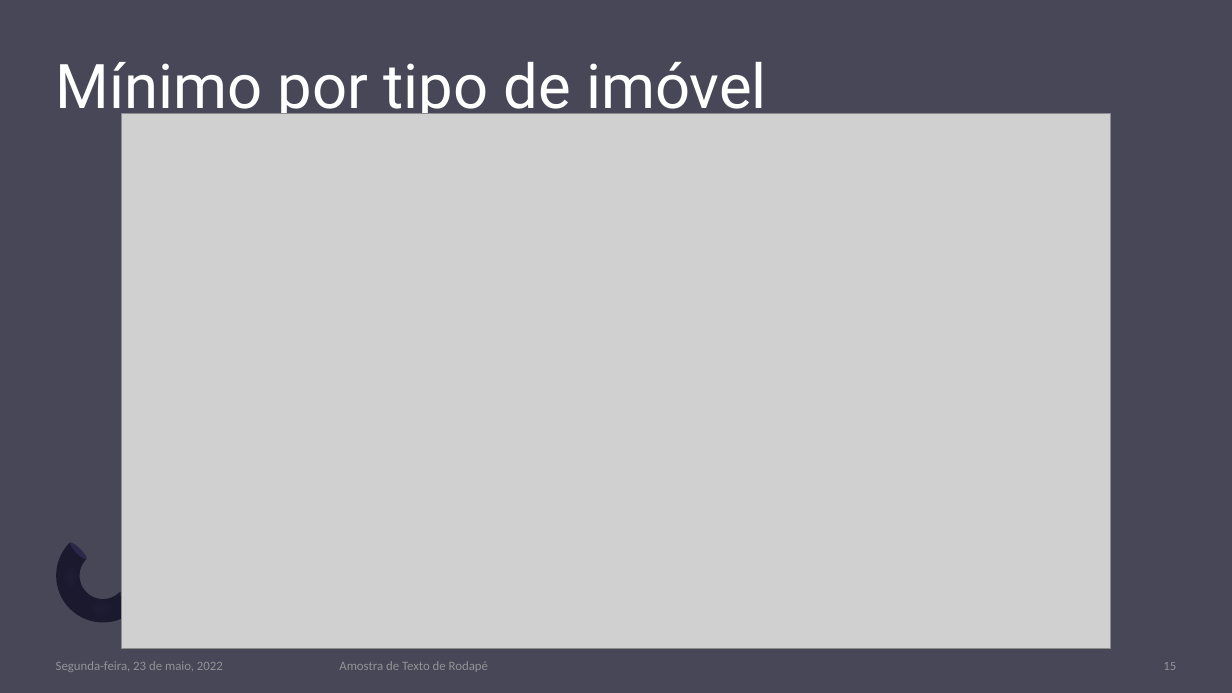
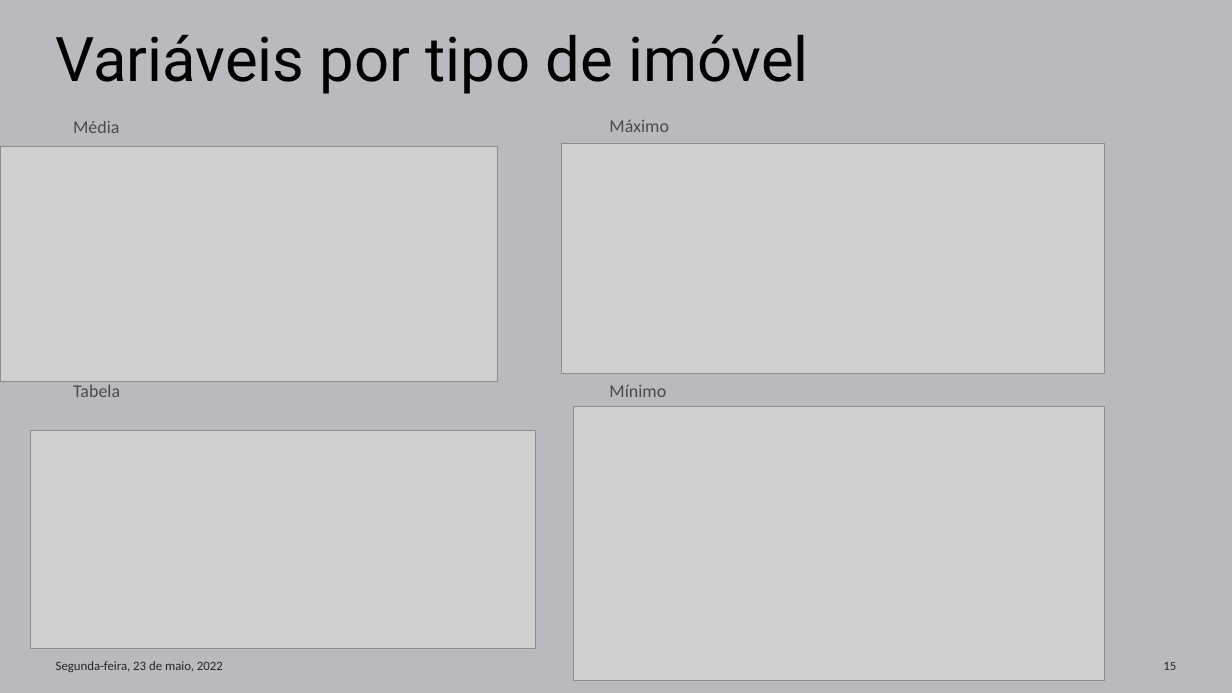
Before and after one commit to lidiambsouza/price_properties, a slide deck: slide 15 of Modelo Imobiliário.pptx. Drawn at 1232x693 pixels with LibreOffice and Linux fonts; fonts in the diff are those of the drawing; grey boxes stand for pictures. Boxes give left, top, right and bottom in pixels: in the first picture for what was removed or moved away, otherwise in the second. Text is boxed around its words. In the diff, an @@ line names an element or a change of style, - is before the commit and + after.

```diff
--- a/Modelo Imobiliário.pptx
+++ b/Modelo Imobiliário.pptx
@@ background #1B192E at 80% opacity to #1B192E at 30% opacity @@
@@ title at [56, 35, 809, 94]: text changed; text colour #FFFFFF to #000000 @@
-Mínimo por tipo de imóvel
+Variáveis por tipo de imóvel
@@ picture added at [0, 147, 498, 382] @@
@@ text added at [73, 121, 119, 133], 14 pt, text #000000 at 60% opacity @@
+Média
@@ picture added at [561, 143, 1104, 373] @@
@@ text added at [609, 120, 669, 132], 14 pt, text #000000 at 60% opacity @@
+Máximo
@@ text added at [73, 384, 120, 397], 14 pt, text #000000 at 60% opacity @@
+Tabela
@@ text added at [609, 385, 666, 397], 14 pt, text #000000 at 60% opacity @@
+Mínimo
@@ picture: place and size @@
-picture at [121, 113, 1111, 648]
+picture at [574, 407, 1104, 681]
@@ picture added at [30, 431, 535, 648] @@
@@ group removed at [36, 538, 140, 643]: 2 freeform shapes, 2 ellipses @@
@@ text "Segunda-feira, 23 de maio, 2022" at [56, 661, 223, 672]: text colour #A6A6A6 at 80% opacity to #000000 at 80% opacity; less space between paragraphs @@
@@ page number at [1163, 662, 1176, 670]: text colour #A6A6A6 at 80% opacity to #000000 at 80% opacity; less space between paragraphs @@
@@ text removed at [339, 661, 488, 672] @@
-Amostra de Texto de Rodapé
```
Also in this commit, not shown: 16 other slides changed, 1 slide added, 1 slide removed.
